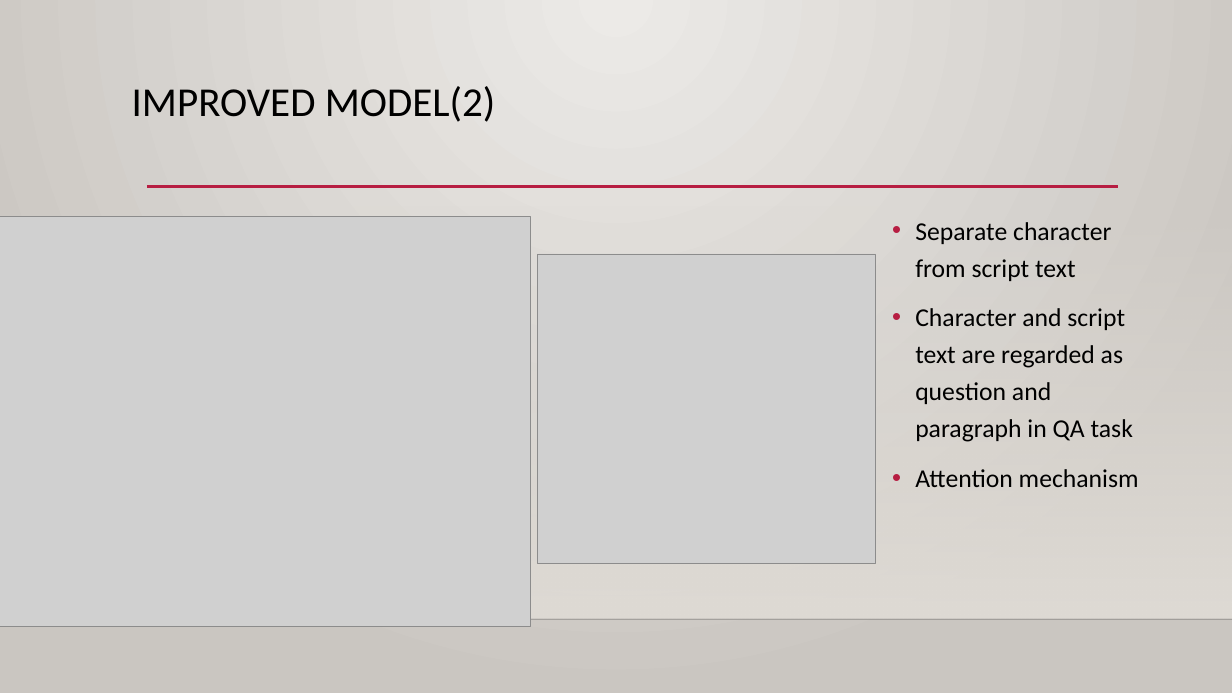
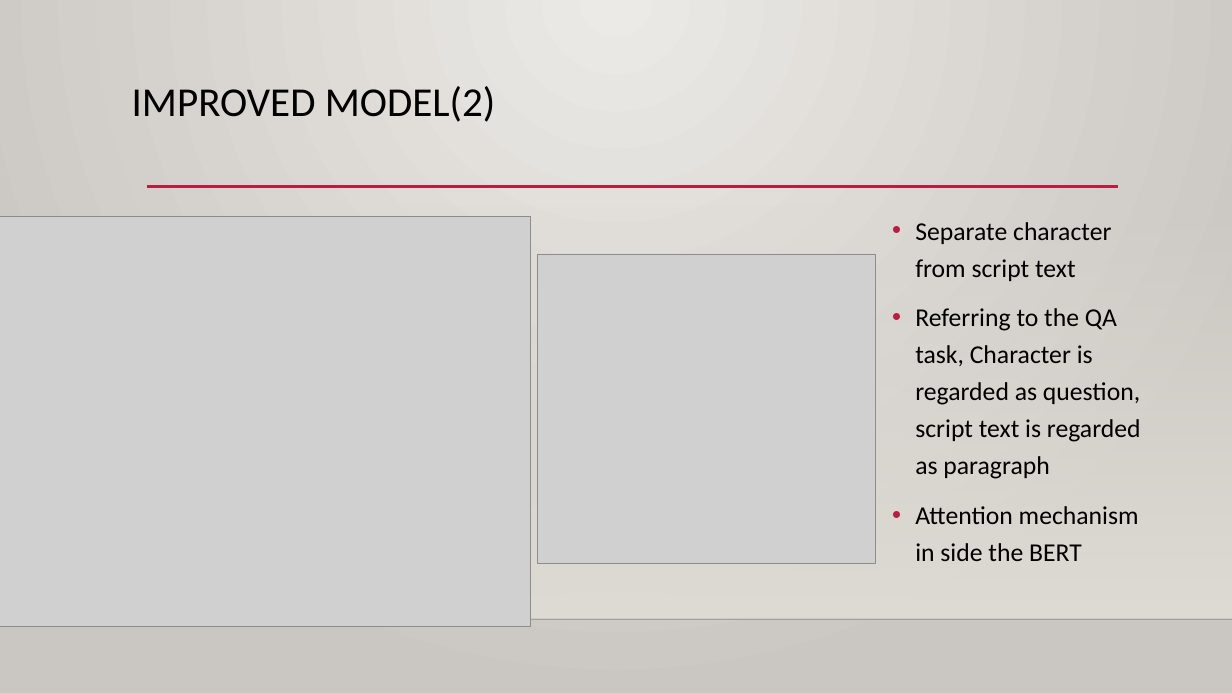
Before and after one commit to ErinYY/IIT-CS584-course-project-script_emotion, a slide deck: slide 14 of CS584_Team39_Presentation1_tjh.pptx. Drawn at 1232x693 pixels with LibreOffice and Linux fonts; fonts in the diff are those of the drawing; grey boxes stand for pictures; background and template pictures are left out. Boxes give left, top, right and bottom in pixels: in the first picture for what was removed or moved away, otherwise in the second. Text is boxed around its words. In the diff, an @@ line names an element or a change of style, - is before the commit and + after.

```diff
--- a/CS584_Team39_Presentation1_tjh.pptx
+++ b/CS584_Team39_Presentation1_tjh.pptx
@@ text at [915, 308, 1141, 561]: text changed @@
-• Character and script text are regarded as question and paragraph in QA task
-• Attention mechanism
+• Referring to the QA task, Character is regarded as question, script text is regarded as paragraph
+• Attention mechanism in side the BERT
```
Also in this commit, not shown: 9 other slides changed, 2 slides added, 1 slide removed.
